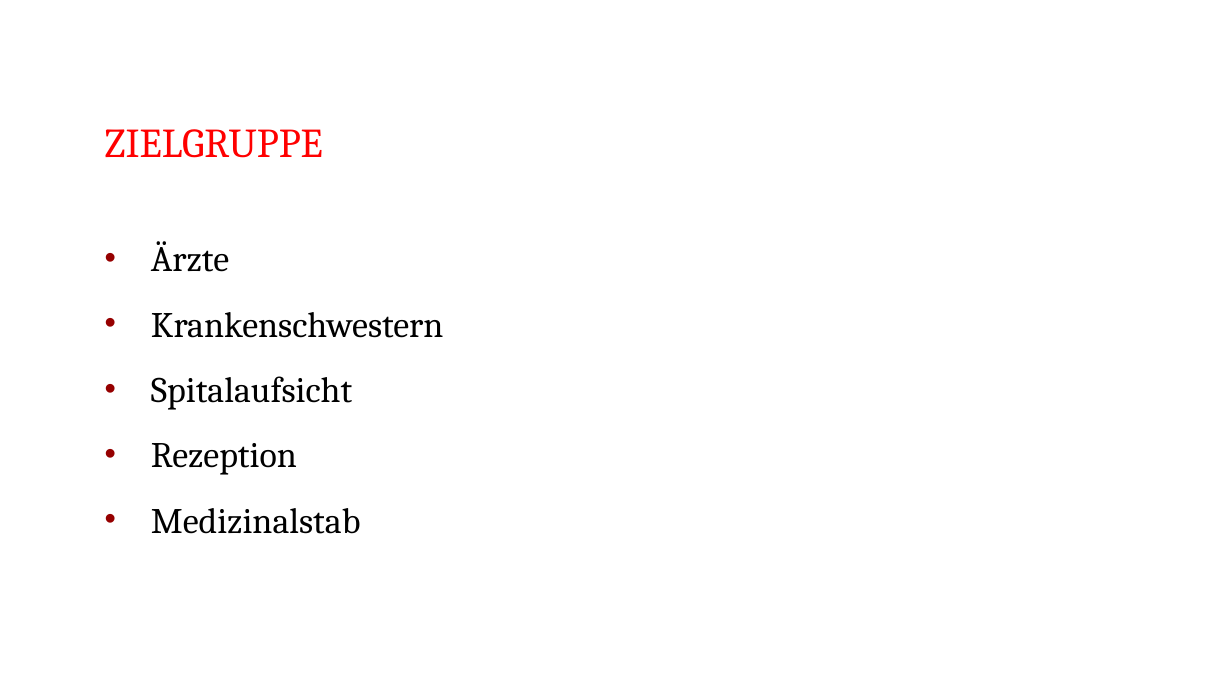
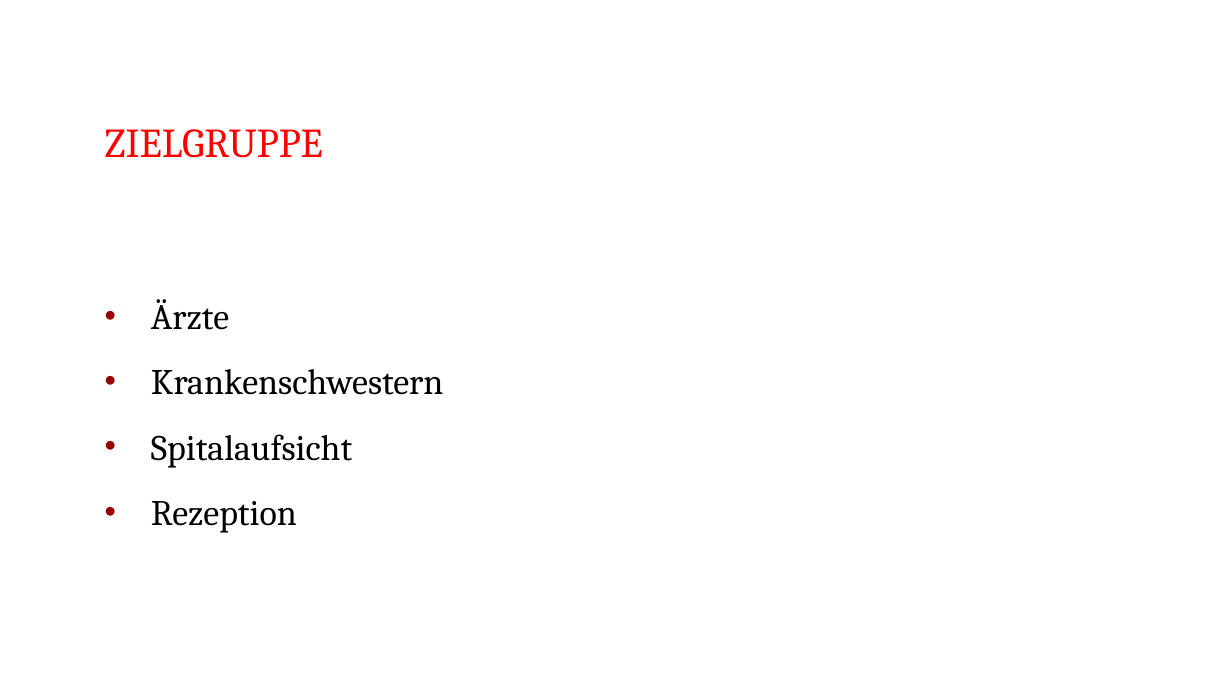
Before and after one commit to shylux/ch.bfh.bti7081.s2015.rot, a slide deck: slide 2 of doc/task01/Task 1.pptx. Drawn at 1232x693 pixels with LibreOffice and Linux fonts; fonts in the diff are those of the drawing. Boxes give left, top, right and bottom in pixels: in the first picture for what was removed or moved away, otherwise in the second. Text is boxed around its words. In the diff, an @@ line names an element or a change of style, - is before the commit and + after.

Commit message:
changes

```diff
--- a/doc/task01/Task 1.pptx
+++ b/doc/task01/Task 1.pptx
@@ text at [151,508,361,534]: paragraph removed @@
-• Medizinalstab
```
Also in this commit, not shown: 1 other slide changed, 1 slide removed.
